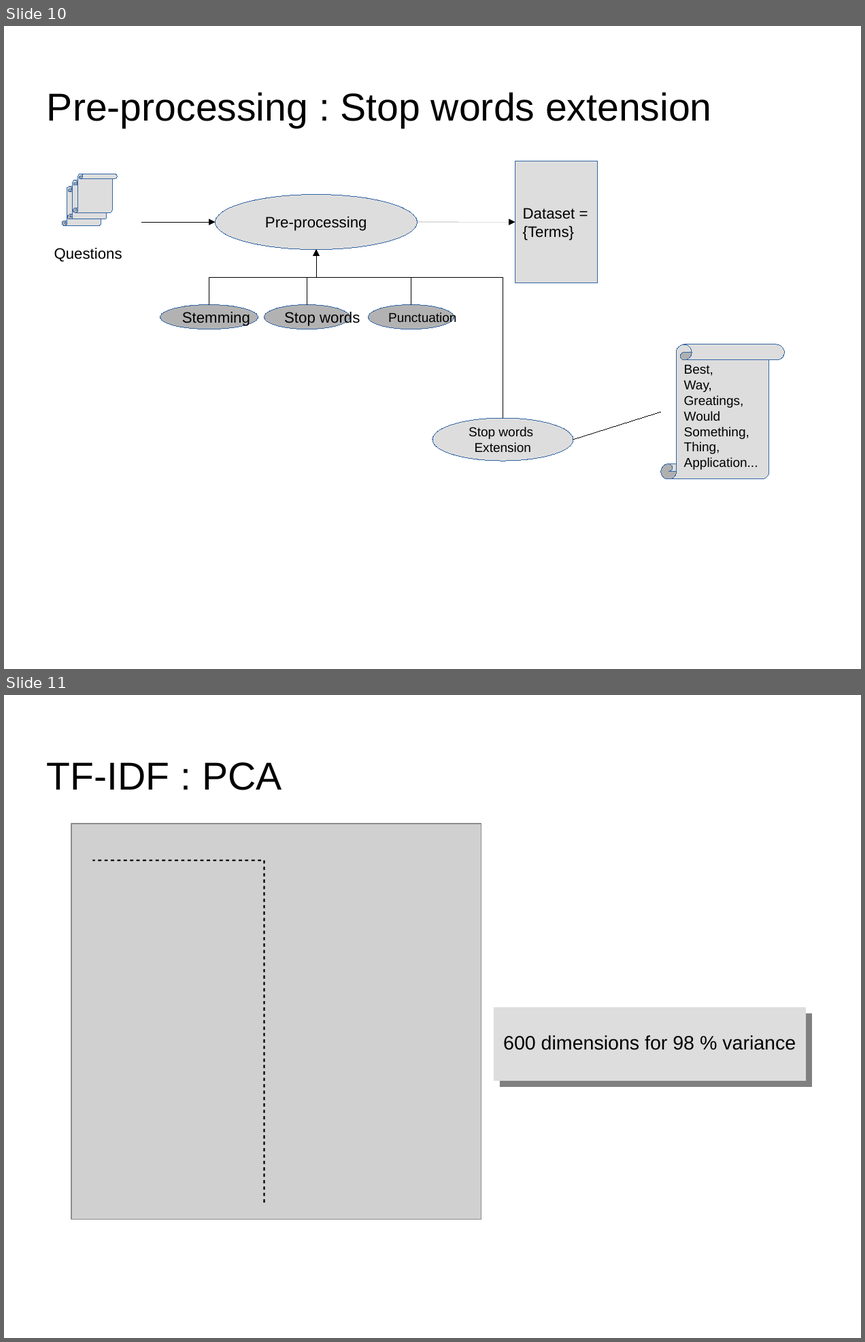
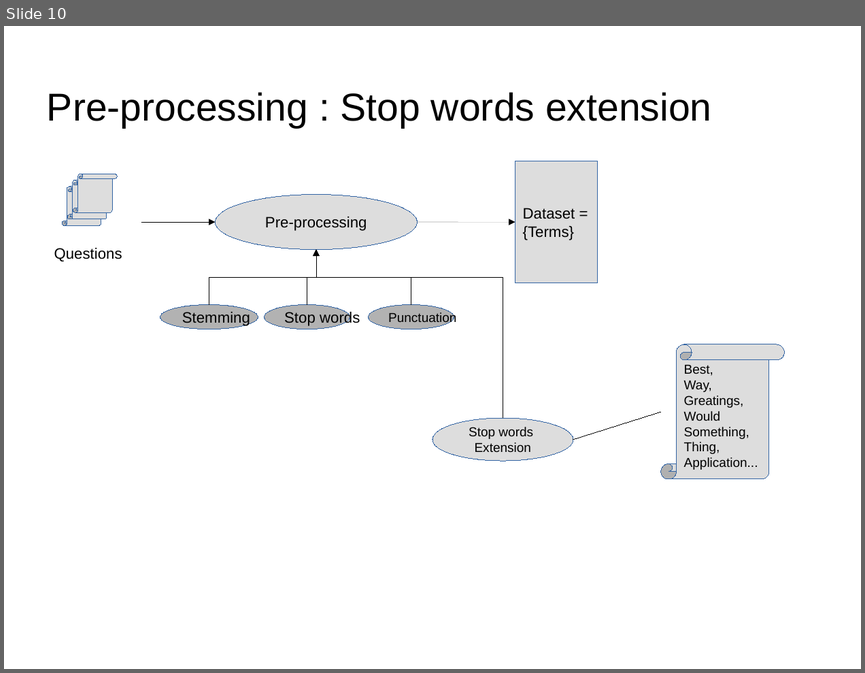
Before and after one commit to dataforcast/OC_Datascientist, a slide deck: P6/report/Openclassrooms_ParcoursDatascientist_P6-V1.odp. Shown one above the other, each under a label of ours: slides 10 and 11 before the commit, slide 10 after it. The pictures are 865x1342 and 865x673 pixels, drawn with LibreOffice and Linux fonts; fonts in the diff are those of the drawing; grey boxes stand for pictures; background and template pictures are left out. Boxes give left, top, right and bottom in pixels: in the first picture for what was removed or moved away, otherwise in the second. Text is boxed around its words. In the diff, an @@ line names an element or a change of style, - is before the commit and + after.

```diff
--- a/P6/report/Openclassrooms_ParcoursDatascientist_P6-V1.odp
+++ b/P6/report/Openclassrooms_ParcoursDatascientist_P6-V1.odp
@@ slide 11 removed at box(4, 695, 861, 1338), background picture (left out) @@
@@ title removed at box(47, 762, 281, 790) @@
-TF-IDF : PCA
@@ picture removed at box(71, 824, 482, 1219) @@
@@ line removed from (261, 861) to (92, 861) @@
@@ line removed from (264, 861) to (264, 1204) @@
@@ rectangle removed at box(494, 1008, 806, 1081) @@
-600 dimensions for 98 % variance
```
Also in this commit, not shown: 2 slides changed, 1 slide added, 57 other slides removed, 8 other files.
